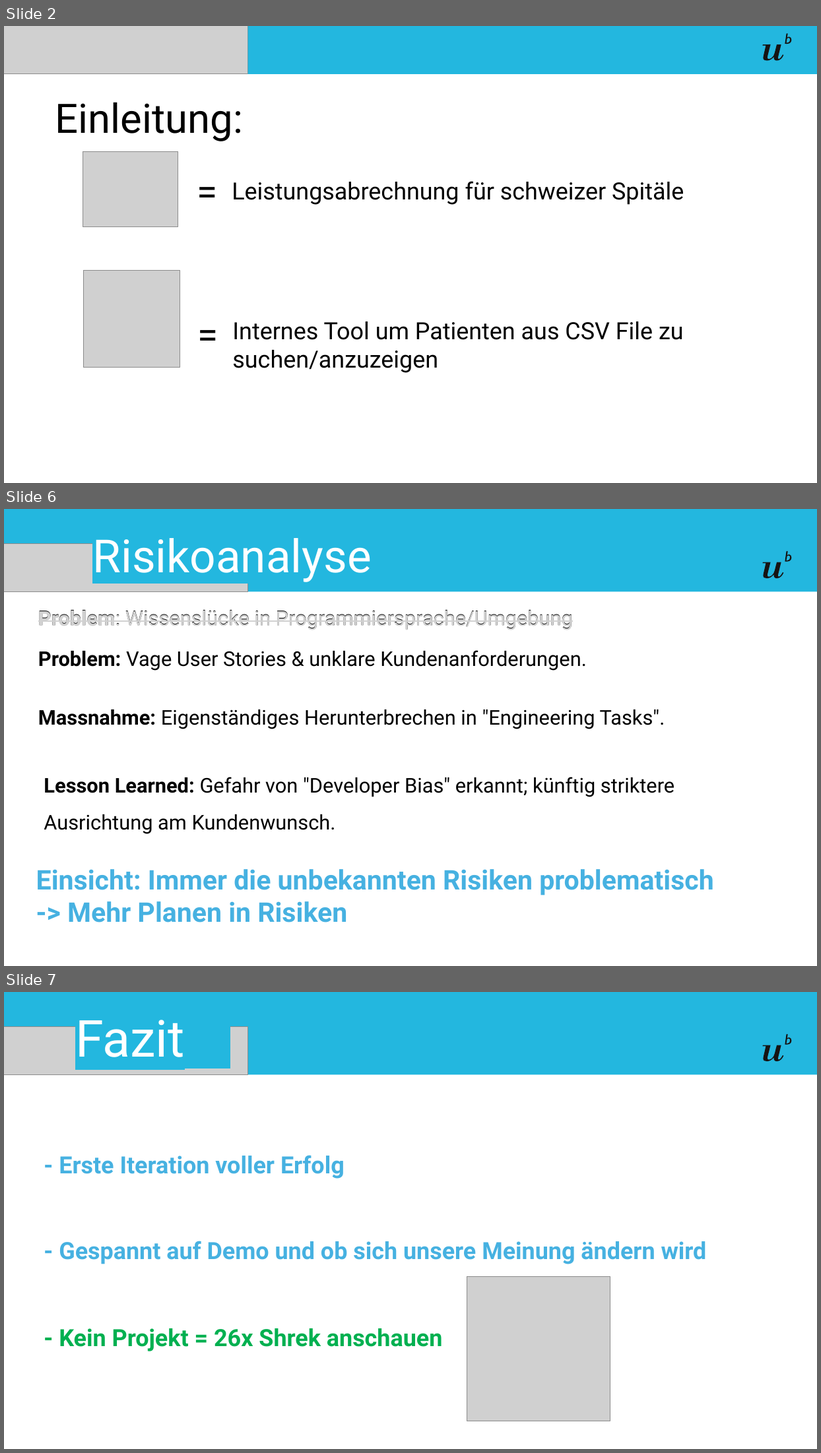
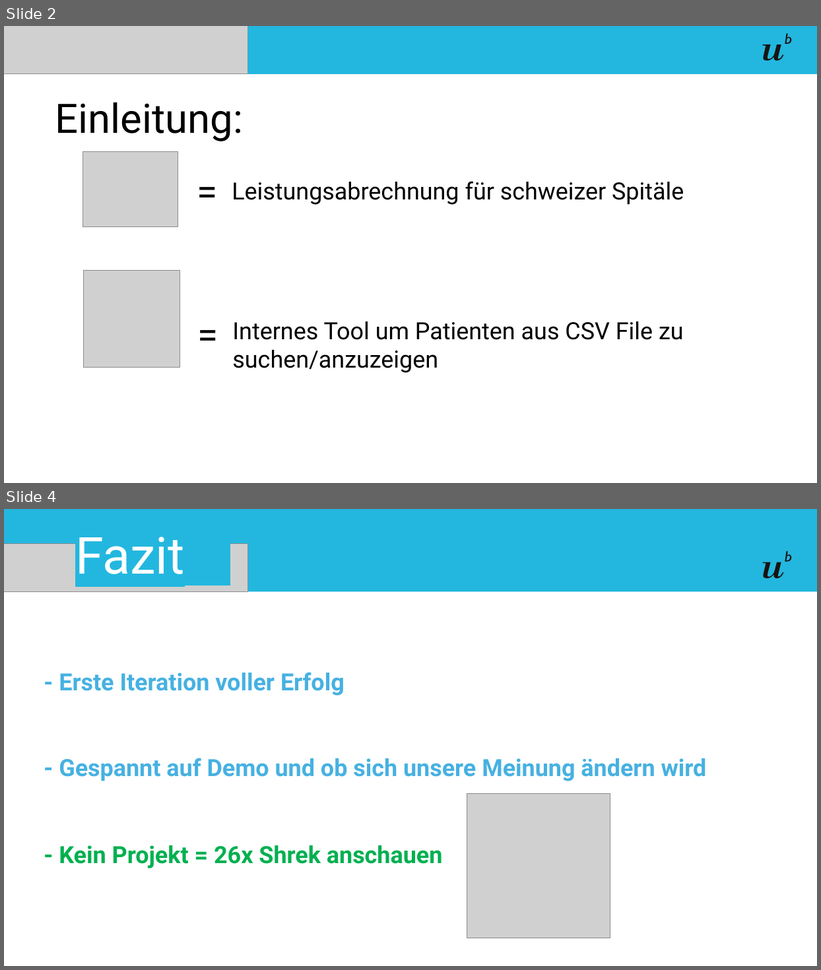
Before and after one commit to Skouldog/SwissDRG-documentation, a slide deck: Präsentationen/Analyse1.pptx. Shown one above the other, each under a label of ours: slides 2, 6 and 7 before the commit, slides 2 and 4 after it; the slides between them are not shown. The pictures are 821x1453 and 821x970 pixels, drawn with LibreOffice and Linux fonts; fonts in the diff are those of the drawing; grey boxes stand for pictures. Boxes give left, top, right and bottom in pixels: in the first picture for what was removed or moved away, otherwise in the second. Text is boxed around its words. In the diff, an @@ line names an element or a change of style, - is before the commit and + after.

```diff
--- a/Präsentationen/Analyse1.pptx
+++ b/Präsentationen/Analyse1.pptx
@@ slide 6 removed at bbox=[4, 509, 817, 966], background #FFFFFF @@
@@ rectangle removed at bbox=[4, 509, 817, 592] @@
@@ picture removed at bbox=[4, 544, 248, 592] @@
@@ title removed at bbox=[92, 538, 371, 582] @@
-Risikoanalyse
@@ freeform shape removed at bbox=[763, 562, 784, 578] @@
@@ freeform shape removed at bbox=[785, 551, 792, 561] @@
@@ text removed at bbox=[32, 602, 705, 633] @@
-Problem: Wissenslücke in Programmiersprache/Umgebung
@@ text removed at bbox=[38, 610, 573, 630] @@
-Problem: Wissenslücke in Programmiersprache/Umgebung
@@ text removed at bbox=[38, 650, 587, 671] @@
-Problem: Vage User Stories & unklare Kundenanforderungen.
@@ text removed at bbox=[38, 710, 665, 729] @@
-Massnahme: Eigenständiges Herunterbrechen in "Engineering Tasks".
@@ text removed at bbox=[44, 777, 675, 834] @@
-Lesson Learned: Gefahr von "Developer Bias" erkannt; künftig striktere Ausrichtung am Kundenwunsch.
@@ text removed at bbox=[36, 869, 714, 923] @@
-Einsicht: Immer die unbekannten Risiken problematisch
--> Mehr Planen in Risiken
@@ what was slide 7 is now slide 4 @@
```
Also in this commit, not shown: 2 slides changed, 2 other slides removed, 1 other file.
